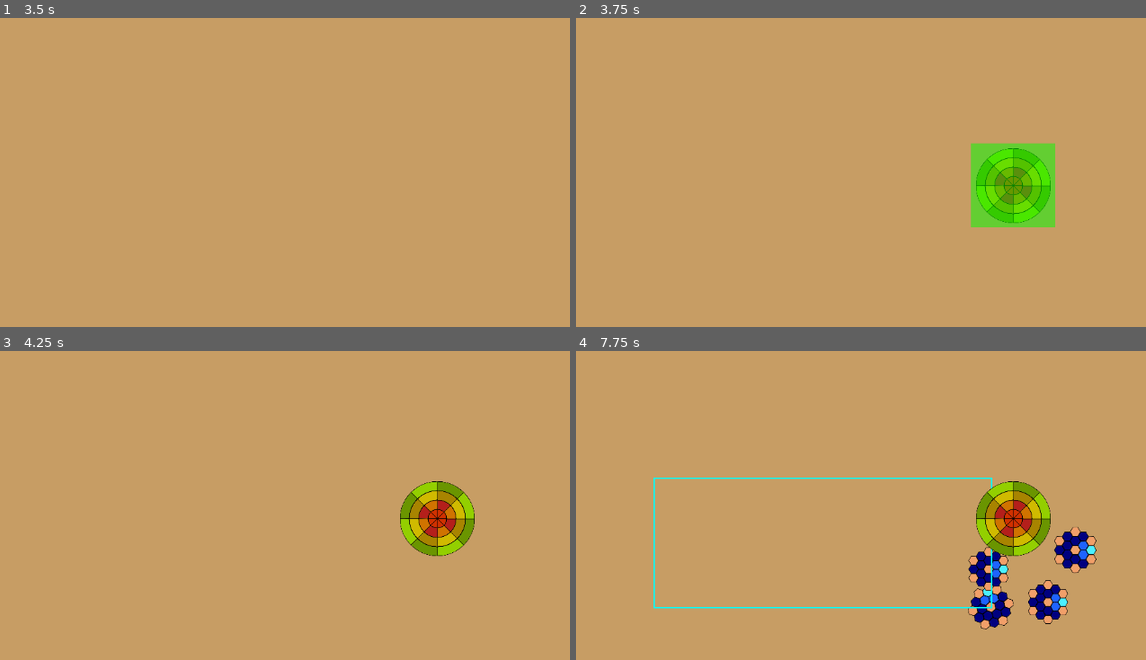
Above: before the commit, frames 1-4 (two rows, left to right).
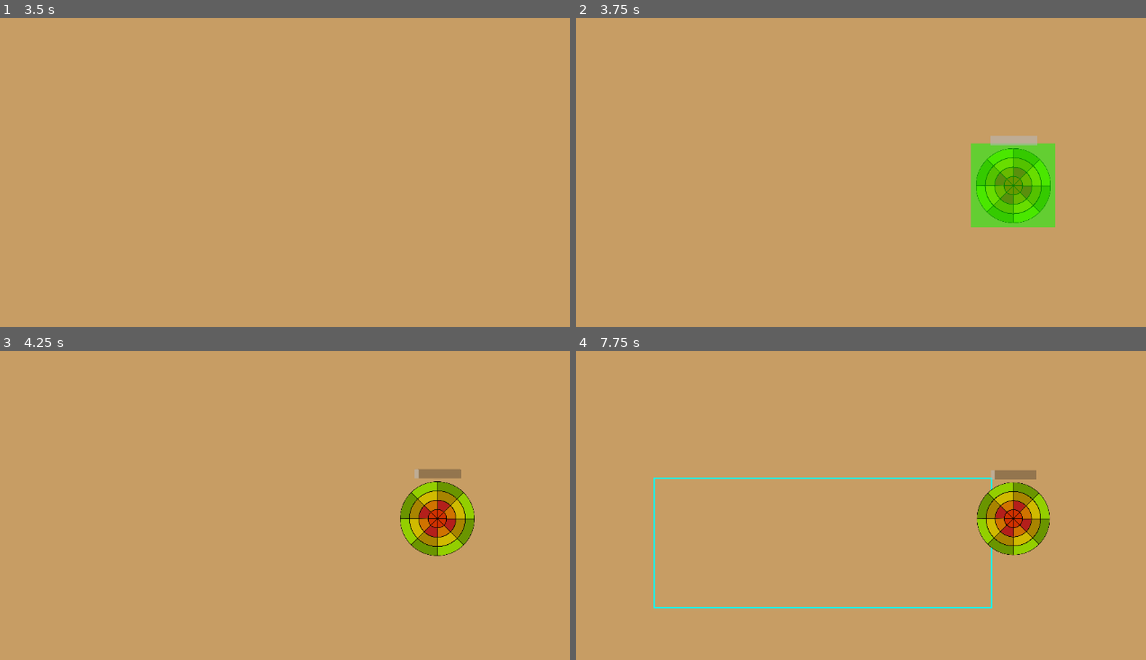
Above: after the commit, the same moments.

Repository: LSilva0/RTS
Game: Godot game, scene res://world.tscn
Same seed, same stepped clock (60 frames per second), same inputs: the game is played once before the commit and once after it.
Inputs (mouse positions are in pixels of both pictures, inside the frame that each line leads up to):
- Up to frame 1 (3.5 s): tap Enter at 0.5, 2.75 s; move the mouse to (381, 104) at 0.52 s; press the mouse at (381, 104) at 0.53 s; release the mouse at (381, 104) at 1.25 s; tap Space at 1.25 s; drag from (79, 144) to (188, 206) at 1.27 s; move the mouse to (290, 36) at 2.02 s; press the mouse at (290, 36) at 2.03 s; release the mouse at (290, 36) at 2.75 s; drag from (188, 206) to (5, 64) at 2.77 s
- Up to frame 2 (3.75 s): move the mouse to (1014, 184) at 3.52 s; hold B (add_building) from 3.53 s (still down)
- Up to frame 3 (4.25 s): keep holding B (add_building); click (438, 517) at 3.8 s
- Up to frame 4 (7.75 s): release B (add_building) at 4.25 s; tap Space at 4.25 s; drag from (581, 397) to (690, 357) at 4.27 s; move the mouse to (832, 459) at 5.02 s; press the mouse at (832, 459) at 5.03 s; release the mouse at (832, 459) at 5.75 s; drag from (690, 357) to (997, 619) at 5.77 s; move the mouse to (957, 437) at 6.52 s; press the mouse at (957, 437) at 6.53 s; release the mouse at (957, 437) at 7.25 s; drag from (655, 477) to (992, 607) at 7.27 s

Frame 1 is identical in both runs. In frame 2, 0.3% of the frame differs, in the area x 72-81%, y 38-42%; in frame 3, 0.4%; in frame 4, 3.7%, in the area x 68-92%, y 38-91%.

Commit message:
tutorial commit

Diff:
--- a/basic_building.gd
+++ b/basic_building.gd
@@ -4,9 +4,15 @@
 var loaded_unit : PackedScene
 var is_building = true
 @onready var building_mode := $BuildingMode
+@onready var animation_player = $AnimationPlayer
+@onready var progress_bar = $ProgressBar
+@onready var spawn_timer = $SpawnTimer
 func _ready():
 	loaded_unit = load(unit_scene_path)
 	building_mode.build_building.connect(_set_building_mode)
+
+func _process(delta):
+	progress_bar.value = -(spawn_timer.time_left - progress_bar.max_value)
 
 func _on_spawn_timer_timeout() -> void:
 	if !is_building:
@@ -14,6 +20,10 @@
 		get_tree().root.add_child(new_unit)
 		new_unit.global_position = $SpawnPosition.global_position
 
+
 func _set_building_mode():
 	is_building = false
 	$StaticBody2D/CollisionShape2D.disabled = false
+	spawn_timer.start()
+	progress_bar.max_value = spawn_timer.time_left
+	animation_player.play("building")
--- a/basic_building.tscn
+++ b/basic_building.tscn
@@ -1,10 +1,48 @@
-[gd_scene load_steps=5 format=3 uid="uid://e7xigmqe1n7j"]
+[gd_scene load_steps=8 format=3 uid="uid://e7xigmqe1n7j"]
 
 [ext_resource type="Texture2D" uid="uid://3ncc1d15oelr" path="res://FriendlyBase.svg" id="1_xk8f4"]
 [ext_resource type="Script" uid="uid://b50lbjelhjw3u" path="res://basic_building.gd" id="2_1a1gy"]
 [ext_resource type="PackedScene" uid="uid://d0e6hohr6ht53" path="res://building_mode.tscn" id="3_701y5"]
 
 [sub_resource type="CircleShape2D" id="CircleShape2D_1a1gy"]
+
+[sub_resource type="Animation" id="Animation_701y5"]
+resource_name = "building"
+length = 0.6
+loop_mode = 1
+tracks/0/type = "value"
+tracks/0/imported = false
+tracks/0/enabled = true
+tracks/0/path = NodePath(".:scale")
+tracks/0/interp = 1
+tracks/0/loop_wrap = true
+tracks/0/keys = {
+"times": PackedFloat32Array(0, 0.2, 0.4, 0.6),
+"transitions": PackedFloat32Array(1, 1, 1, 1),
+"update": 0,
+"values": [Vector2(0.15, 0.15), Vector2(0.14, 0.14), Vector2(0.15, 0.15), Vector2(0.14, 0.14)]
+}
+
+[sub_resource type="Animation" id="Animation_onaq7"]
+length = 0.001
+tracks/0/type = "value"
+tracks/0/imported = false
+tracks/0/enabled = true
+tracks/0/path = NodePath(".:scale")
+tracks/0/interp = 1
+tracks/0/loop_wrap = true
+tracks/0/keys = {
+"times": PackedFloat32Array(0),
+"transitions": PackedFloat32Array(1),
+"update": 0,
+"values": [Vector2(0.15, 0.15)]
+}
+
+[sub_resource type="AnimationLibrary" id="AnimationLibrary_ckcdb"]
+_data = {
+&"RESET": SubResource("Animation_onaq7"),
+&"building": SubResource("Animation_701y5")
+}
 
 [node name="BasicBuilding" type="Sprite2D"]
 scale = Vector2(0.15, 0.15)
@@ -24,9 +62,21 @@
 position = Vector2(10, 700)
 
 [node name="SpawnTimer" type="Timer" parent="."]
-autostart = true
+wait_time = 5.0
 
 [node name="BuildingMode" parent="." node_paths=PackedStringArray("parent_building") instance=ExtResource("3_701y5")]
 parent_building = NodePath("..")
 
+[node name="ProgressBar" type="ProgressBar" parent="."]
+offset_left = -246.667
+offset_top = -533.333
+offset_right = 253.333
+offset_bottom = -433.333
+show_percentage = false
+
+[node name="AnimationPlayer" type="AnimationPlayer" parent="."]
+libraries = {
+&"": SubResource("AnimationLibrary_ckcdb")
+}
+
 [connection signal="timeout" from="SpawnTimer" to="." method="_on_spawn_timer_timeout"]
